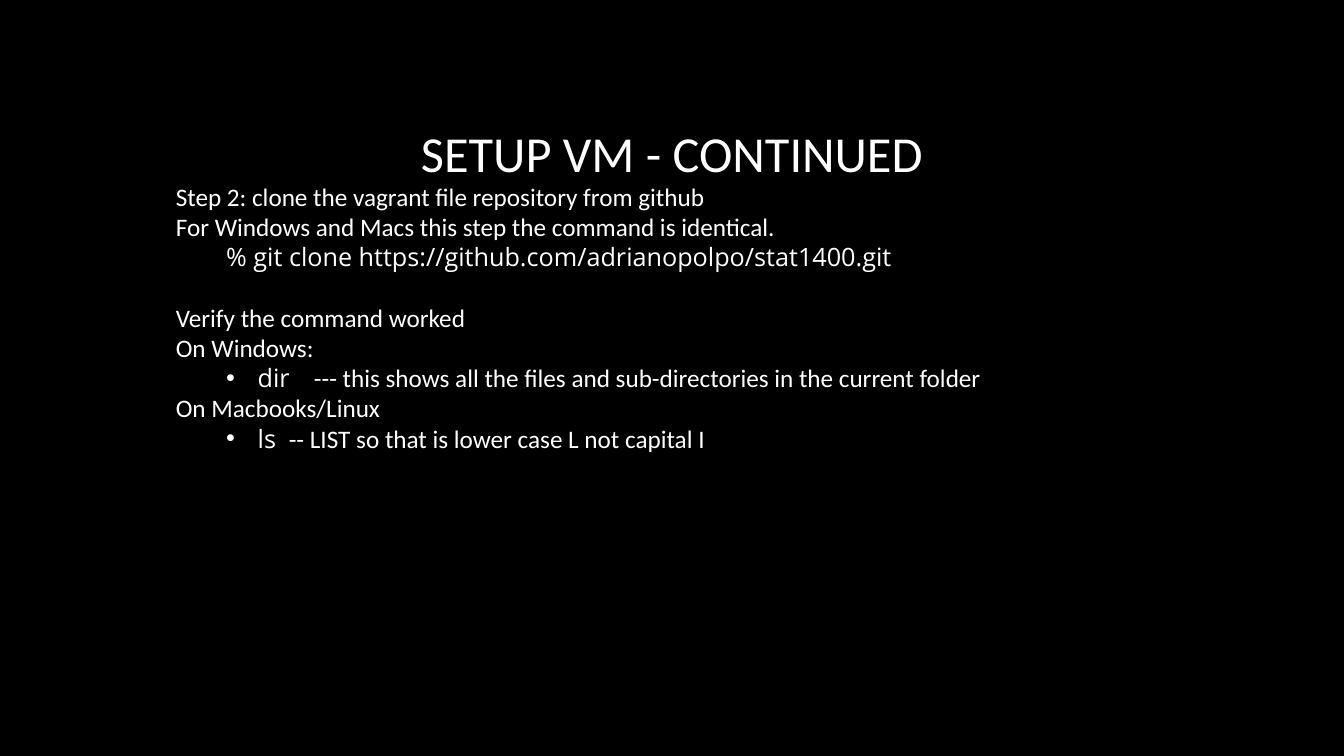
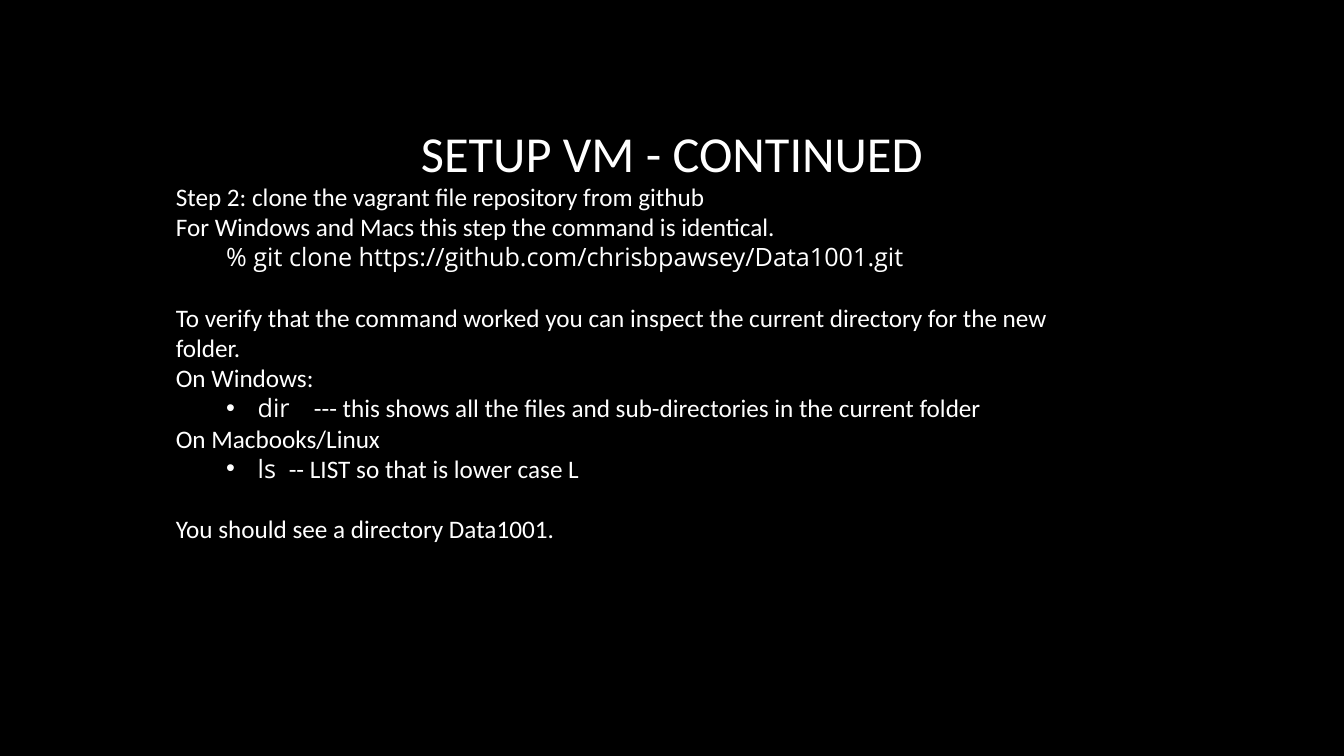
Before and after one commit to adrianopolpo/stat1400, a slide deck: slide 6 of VM_instructions.pptx. Drawn at 1344x756 pixels with LibreOffice and Linux fonts; fonts in the diff are those of the drawing; background and template pictures are left out. Boxes give left, top, right and bottom in pixels: in the first picture for what was removed or moved away, otherwise in the second. Text is boxed around its words. In the diff, an @@ line names an element or a change of style, - is before the commit and + after.

```diff
--- a/VM_instructions.pptx
+++ b/VM_instructions.pptx
@@ text at (176, 247, 1047, 357): text changed; font Open Sans to Calibri @@
-  % git clone https://github.com/adrianopolpo/stat1400.git
-Verify the command worked
+  % git clone https://github.com/chrisbpawsey/Data1001.git
+To verify that the command worked you can inspect the current directory for the new folder.
@@ text at (176, 459, 579, 542): text changed @@
-  • ls -- LIST so that is lower case L not capital I
+  • ls -- LIST so that is lower case L
+You should see a directory Data1001.
```
Also in this commit, not shown: 6 other slides changed, 4 slides added, 3 slides removed, 3 other files.
